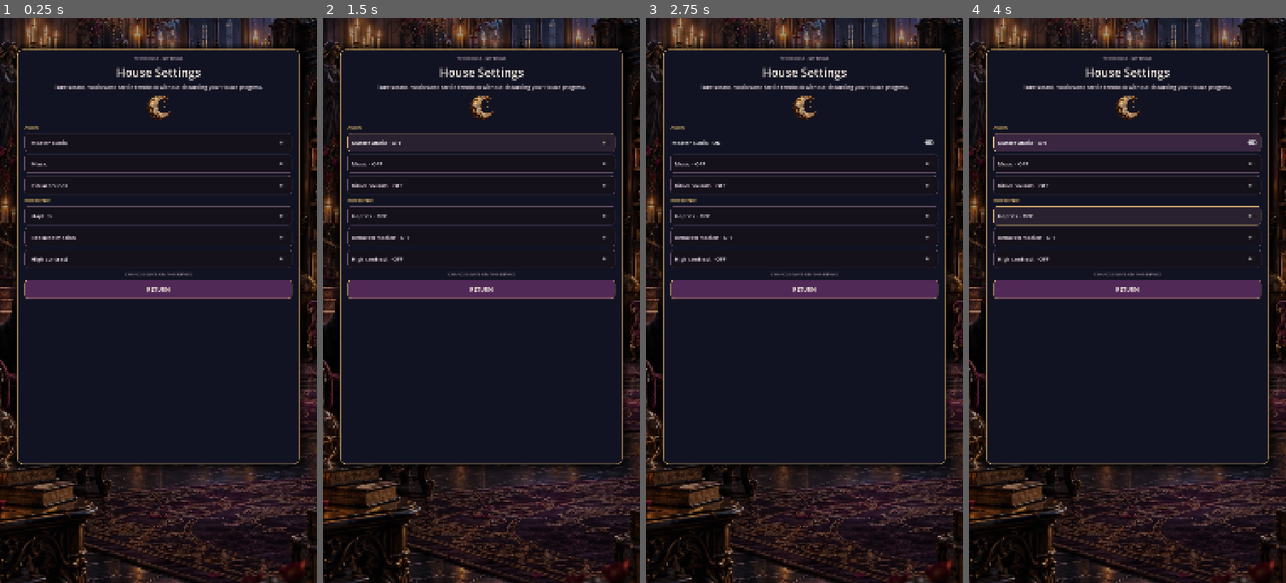
Above: before the commit, frames 1-4 (left to right).
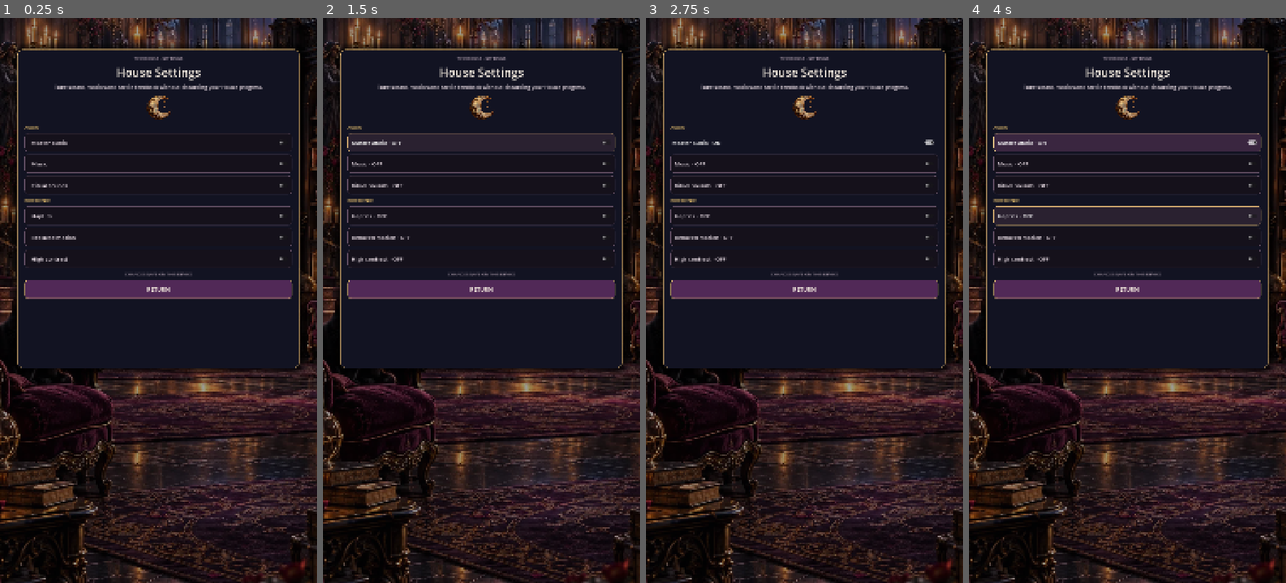
Above: after the commit, the same moments.

Repository: Jay-prodesign/akilta-match3
Game: Godot game, scene res://src/ui/settings/settings_panel.tscn
The game is run twice, just before and just after one commit, with the same random seed, the same clock (stepped at 60 frames per second) and the same inputs. This scene is started directly instead of the project's main scene.
Inputs:
- Up to frame 1 (0.25 s): no input
- Up to frame 2 (1.5 s): click "Master audio" at 0.5 s; click "Master audio · ON" at 1.25 s
- Up to frame 3 (2.75 s): click "Master audio · OFF" at 2 s
- Up to frame 4 (4 s): click "Haptics · OFF" at 2.75 s; click "Haptics · ON" at 3.5 s

The runs differ from the first frame. In frame 1, 10% of the frame differs, in the area x 3-96%, y 61-80%; in frame 2, 10%; in frame 3, 10%; in frame 4, 10%.

Commit message:
Fit Settings card to content over House world

Diff:
--- a/src/ui/settings/settings_panel.tscn
+++ b/src/ui/settings/settings_panel.tscn
@@ -228,7 +228,7 @@
 anchor_left = 0.055
 anchor_top = 0.055
 anchor_right = 0.945
-anchor_bottom = 0.79
+anchor_bottom = 0.62
 grow_horizontal = 2
 grow_vertical = 2
 theme_override_styles/panel = SubResource("Card")
